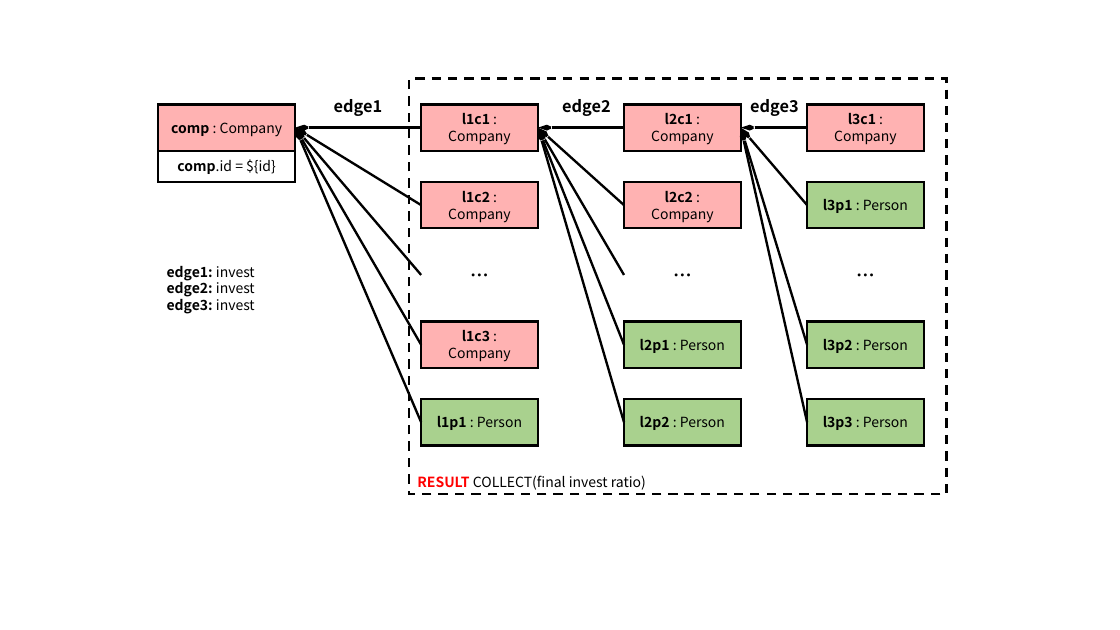
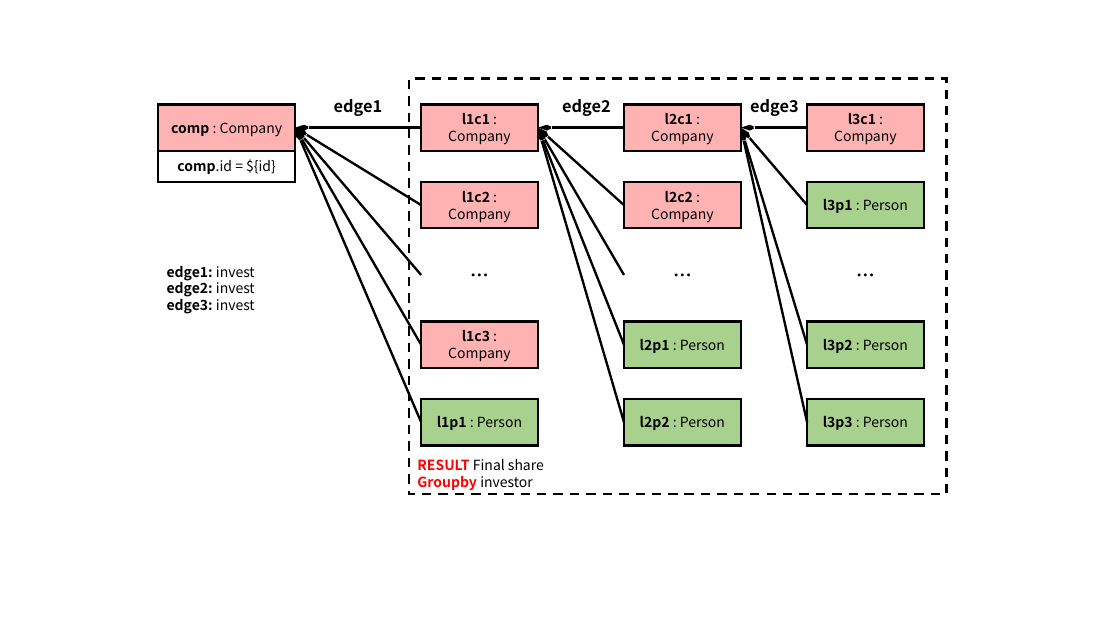
Before and after one commit to ldbc/ldbc_finbench_docs, a slide deck: slide 11 of patterns/transaction-complex-read.pptx. Drawn at 1120x630 pixels with LibreOffice and Linux fonts; fonts in the diff are those of the drawing. Boxes give left, top, right and bottom in pixels: in the first picture for what was removed or moved away, otherwise in the second. Text is boxed around its words. In the diff, an @@ line names an element or a change of style, - is before the commit and + after.

```diff
--- a/patterns/transaction-complex-read.pptx
+++ b/patterns/transaction-complex-read.pptx
@@ text in rectangle at (417, 459, 544, 490): text changed @@
-RESULT COLLECT(final invest ratio)
+RESULT Final share
+Groupby investor
```
Also in this commit, not shown: 1 other slide changed, 31 other files.
